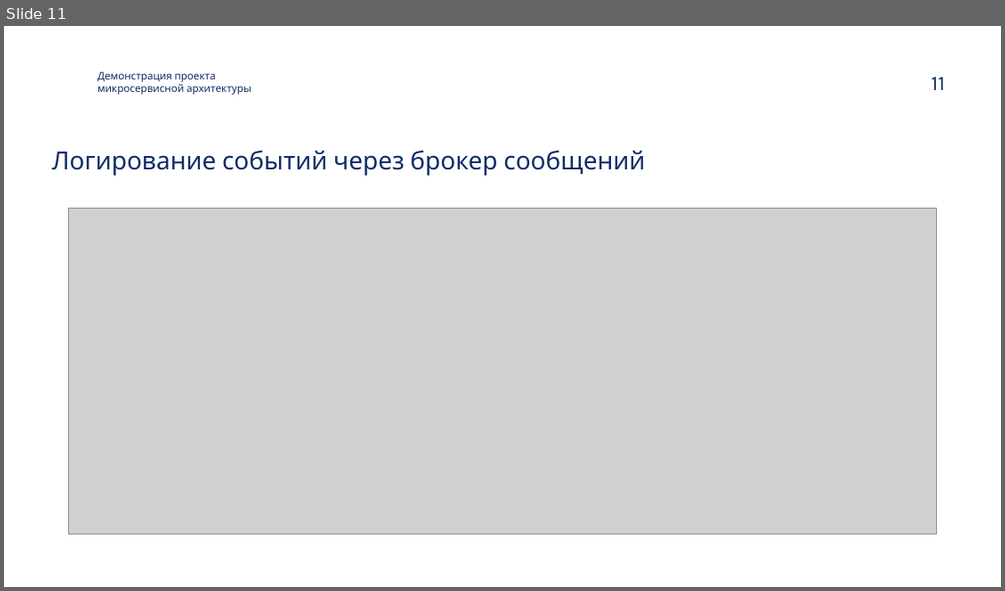
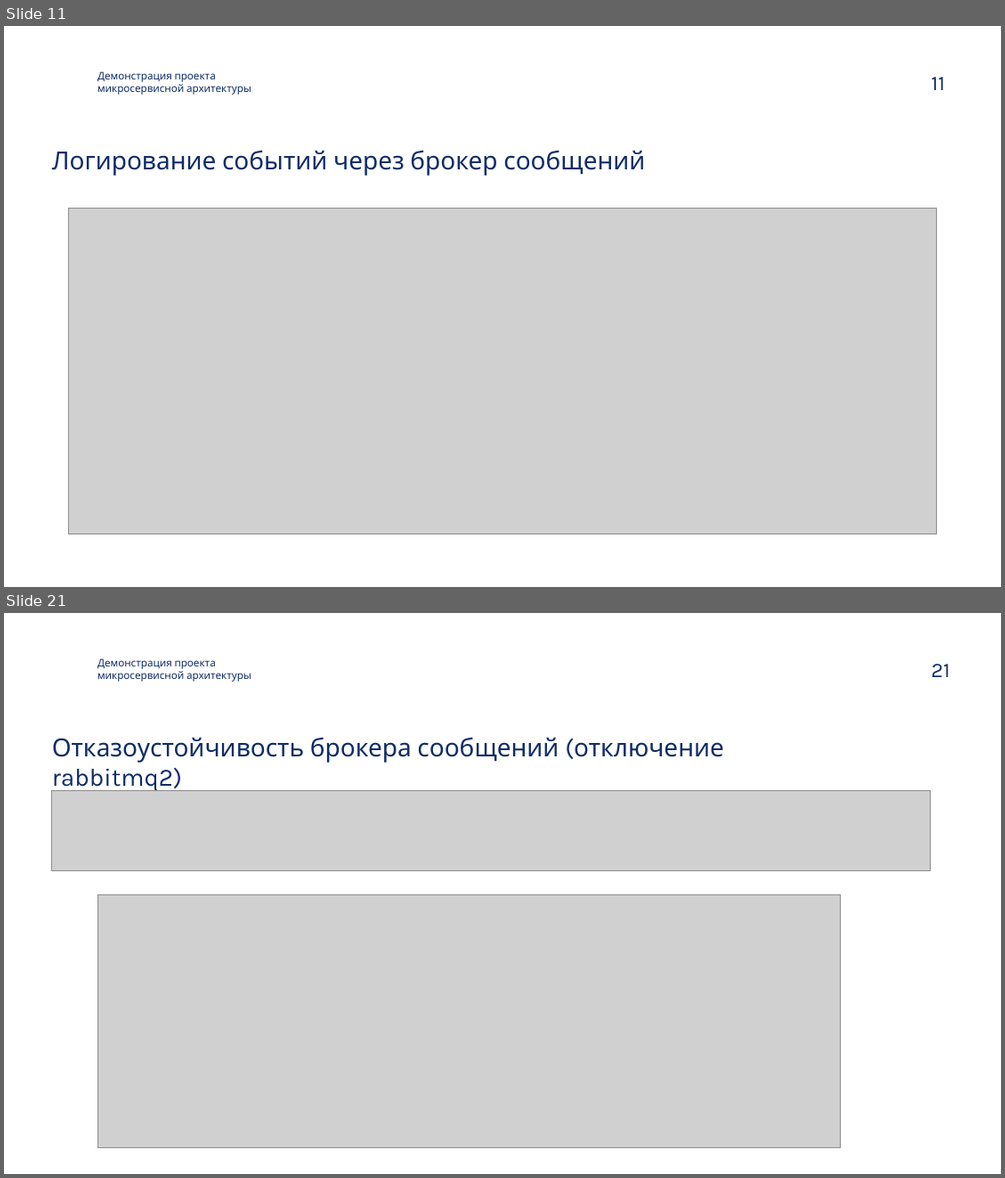
Before and after one commit to DimasBird/Docker-Shop-Microservice, a slide deck: Демонстрация проекта.pptx. Shown one above the other, each under a label of ours: slide 11 before the commit, slides 11 and 21 after it; the slides between them are not shown. The pictures are 1005x591 and 1005x1178 pixels, drawn with LibreOffice and Linux fonts; fonts in the diff are those of the drawing; grey boxes stand for pictures; background and template pictures are left out. Boxes give left, top, right and bottom in pixels: in the first picture for what was removed or moved away, otherwise in the second. Text is boxed around its words. In the diff, an @@ line names an element or a change of style, - is before the commit and + after.

```diff
--- a/Демонстрация проекта.pptx
+++ b/Демонстрация проекта.pptx
@@ slide 21 added at (4,613,1001,1174), background #FFFFFF; not listed: 1 template element that a slide beside it also shows @@
@@ text added at (97,658,251,682), 10 pt, text #0F2C68 @@
+Демонстрация проекта микросервисной архитектуры
@@ title added at (52,737,724,792), 24 pt, text #0F2C68 @@
+Отказоустойчивость брокера сообщений (отключение rabbitmq2)
@@ picture added at (52,791,930,871) @@
@@ picture added at (97,895,840,1148) @@
```
Also in this commit, not shown: 2 slides changed, 12 other slides added, 16 other files.
